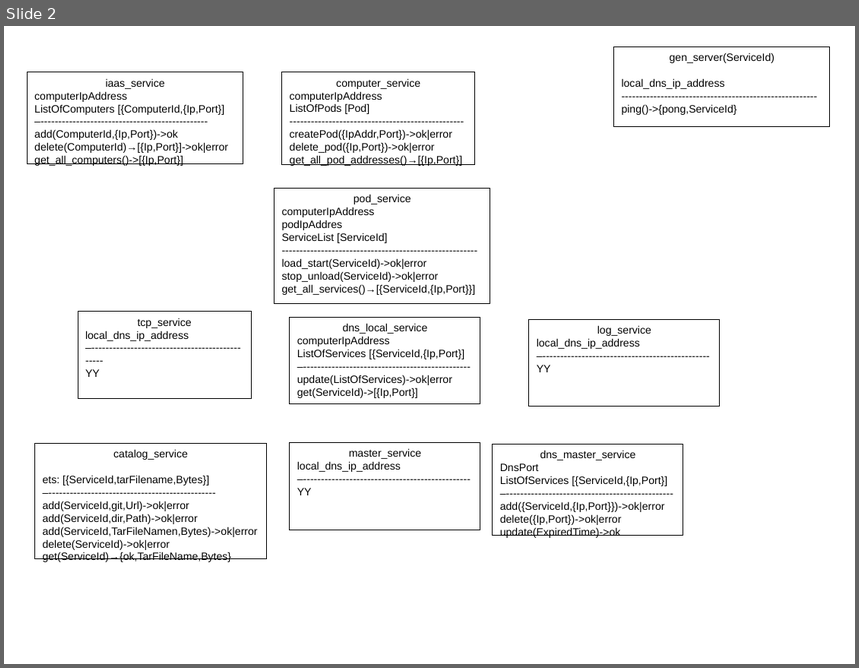
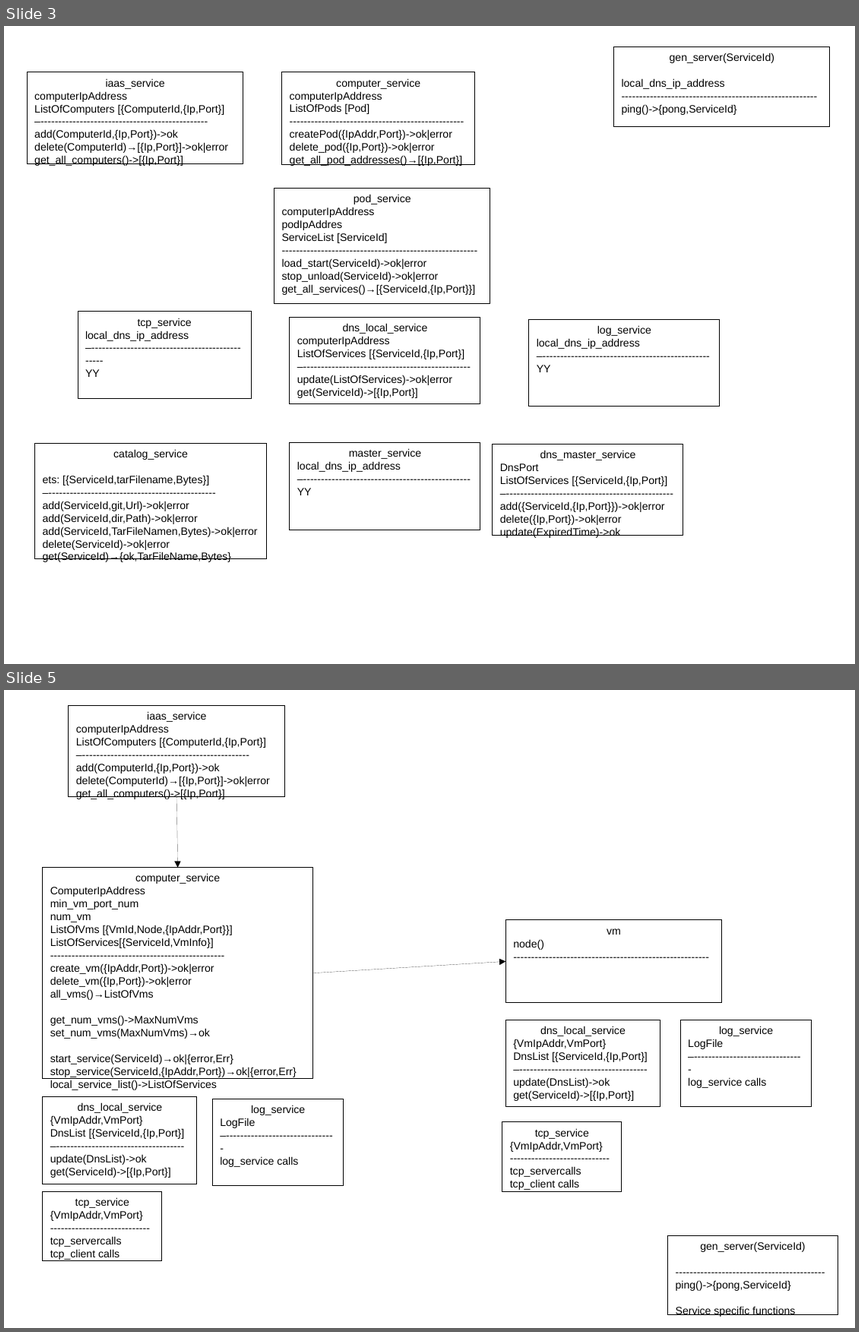
Before and after one commit to joq62/d, a slide deck: Jml.spec.odp. Shown one above the other, each under a label of ours: slide 2 before the commit, slides 3 and 5 after it; the slides between them are not shown. The pictures are 859x668 and 859x1332 pixels, drawn with LibreOffice and Linux fonts; fonts in the diff are those of the drawing. Boxes give left, top, right and bottom in pixels: in the first picture for what was removed or moved away, otherwise in the second. Text is boxed around its words. In the diff, an @@ line names an element or a change of style, - is before the commit and + after.

Commit message:
boot_service

```diff
--- a/Jml.spec.odp
+++ b/Jml.spec.odp
@@ slide 5 added at (4, 690, 855, 1328), background #FFFFFF @@
@@ rectangle added at (69, 705, 285, 796), outline #000000 0 pt, 10 pt, text #000000 @@
+iaas_service
+computerIpAddress
+ListOfComputers [{ComputerId,{Ip,Port}]
+–-----------------------------------------------
+add(ComputerId,{Ip,Port})->ok
+delete(ComputerId)→[{Ip,Port}]->ok|error
+get_all_computers()->[{Ip,Port}]
@@ arrow added from (177, 796) to (178, 868), #000000 0 pt @@
@@ rectangle added at (43, 868, 313, 1079), outline #000000 0 pt, 10 pt, text #000000 @@
+computer_service
+ComputerIpAddress
+min_vm_port_num
+num_vm
+ListOfVms [{VmId,Node,{IpAddr,Port}}]
+ListOfServices[{ServiceId,VmInfo}]
+-------------------------------------------------
+create_vm({IpAddr,Port})->ok|error
+delete_vm({Ip,Port})->ok|error
+all_vms()→ListOfVms
+get_num_vms()->MaxNumVms
+set_num_vms(MaxNumVms)→ok
+start_service(ServiceId)→ok|{error,Err}
+stop_service(ServiceId,{IpAddr,Port})→ok|{error,Err}
+local_service_list()->ListOfServices
@@ rectangle added at (506, 920, 722, 1003), outline #000000 0 pt, 10 pt, text #000000 @@
+vm
+node()
+-------------------------------------------------------
@@ arrow added from (313, 973) to (506, 962), #000000 0 pt @@
@@ rectangle added at (506, 1020, 661, 1107), outline #000000 0 pt, 10 pt, text #000000 @@
+dns_local_service
+{VmIpAddr,VmPort}
+DnsList [{ServiceId,{Ip,Port}]
+–------------------------------------
+update(DnsList)->ok
+get(ServiceId)->[{Ip,Port}]
@@ rectangle added at (680, 1020, 812, 1107), outline #000000 0 pt, 10 pt, text #000000 @@
+log_service
+LogFile
+–-------------------------------
+log_service calls
@@ rectangle added at (43, 1097, 197, 1184), outline #000000 0 pt, 10 pt, text #000000 @@
+dns_local_service
+{VmIpAddr,VmPort}
+DnsList [{ServiceId,{Ip,Port}]
+–------------------------------------
+update(DnsList)->ok
+get(ServiceId)->[{Ip,Port}]
@@ rectangle added at (212, 1100, 344, 1187), outline #000000 0 pt, 10 pt, text #000000 @@
+log_service
+LogFile
+–-------------------------------
+log_service calls
@@ rectangle added at (503, 1122, 622, 1192), outline #000000 0 pt, 10 pt, text #000000 @@
+tcp_service
+{VmIpAddr,VmPort}
+----------------------------tcp_servercalls
+tcp_client calls
@@ rectangle added at (43, 1192, 161, 1262), outline #000000 0 pt, 10 pt, text #000000 @@
+tcp_service
+{VmIpAddr,VmPort}
+----------------------------tcp_servercalls
+tcp_client calls
@@ rectangle added at (668, 1236, 838, 1315), outline #000000 0 pt, 10 pt, text #000000 @@
+gen_server(ServiceId)
+------------------------------------------
+ping()->{pong,ServiceId}
+Service specific functions
@@ what was slide 2 is now slide 3 @@
```
Also in this commit, not shown: 2 slides changed, 2 other slides added, 6 other files.
